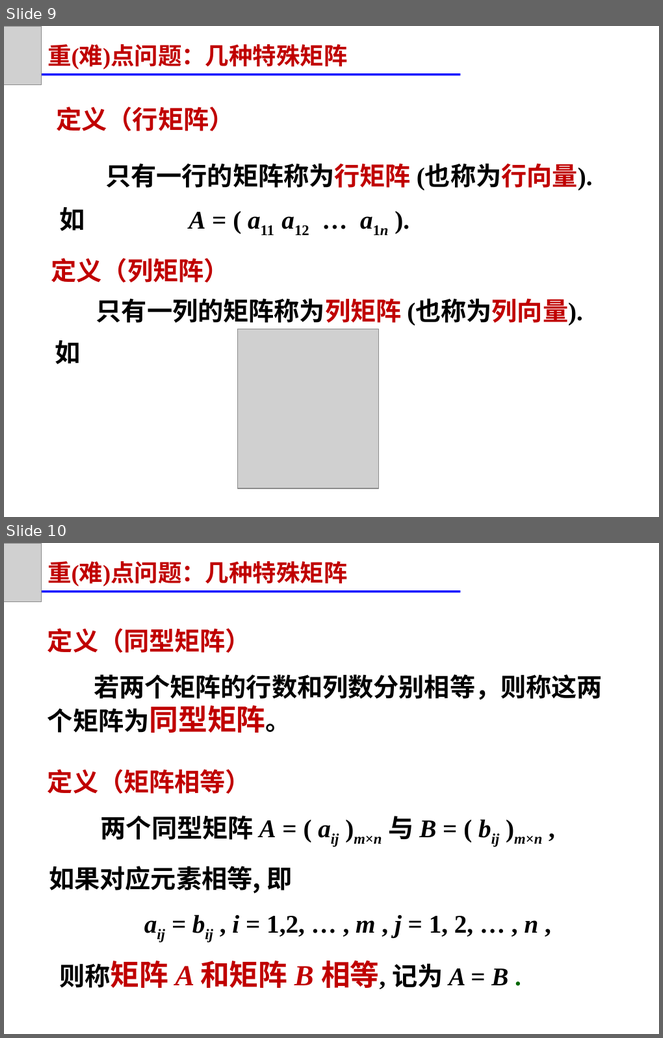
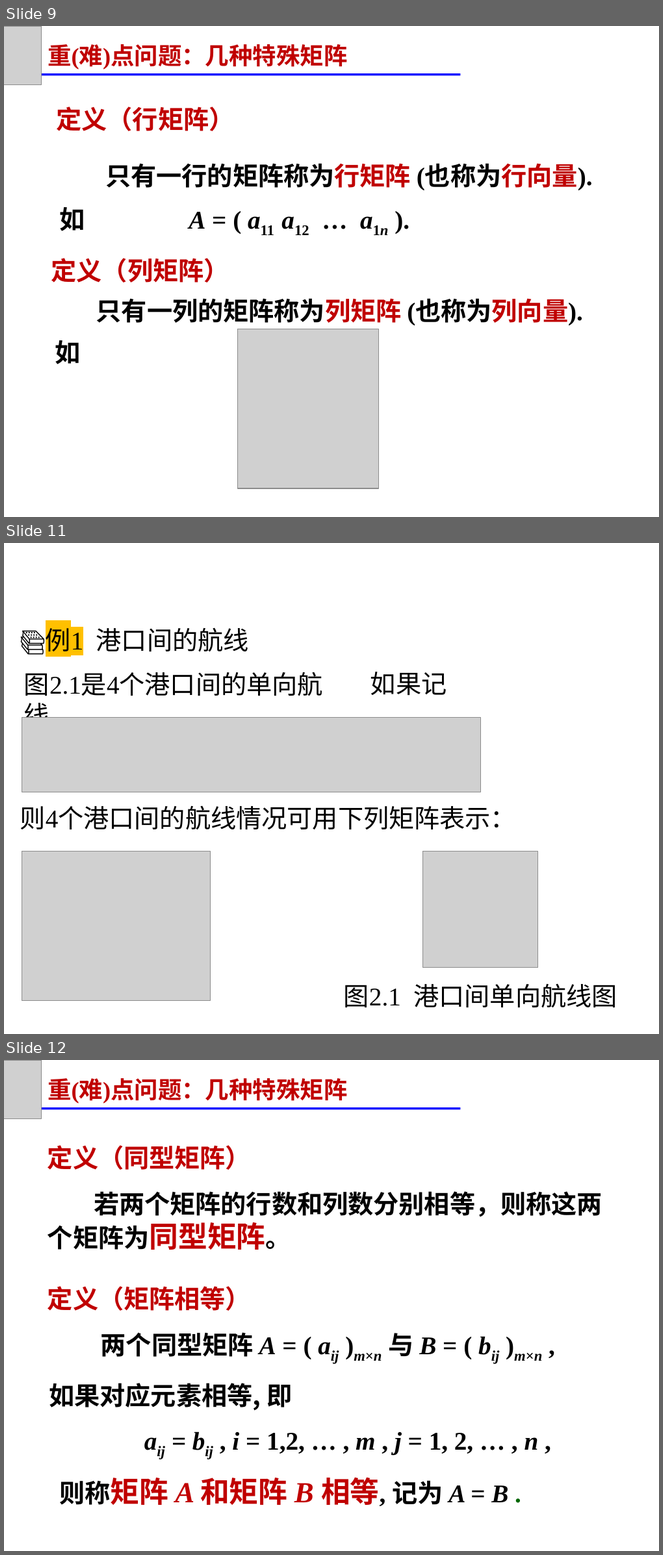
Before and after one commit to zeemeil/zeemeil.github.io, a slide deck: files/2025_2_LM/1021_0201.pptx. Shown one above the other, each under a label of ours: slides 9 and 10 before the commit, slides 9, 11 and 12 after it; the slides between them are not shown. The pictures are 663x1038 and 663x1555 pixels, drawn with LibreOffice and Linux fonts; fonts in the diff are those of the drawing; grey boxes stand for pictures. Boxes give left, top, right and bottom in pixels: in the first picture for what was removed or moved away, otherwise in the second. Text is boxed around its words. In the diff, an @@ line names an element or a change of style, - is before the commit and + after.

```diff
--- a/files/2025_2_LM/1021_0201.pptx
+++ b/files/2025_2_LM/1021_0201.pptx
@@ slide 11 added at (x1=4, y1=543, x2=659, y2=1034), background #FFFFFF @@
@@ text added at (x1=20, y1=629, x2=84, y2=658), 28 pt, text #000000 @@
+📚例1
@@ text added at (x1=96, y1=627, x2=249, y2=652), 28 pt, text #000000 @@
+港口间的航线
@@ text added at (x1=24, y1=672, x2=323, y2=696), 28 pt, text #000000 @@
+图2.1是4个港口间的单向航线，
@@ text added at (x1=371, y1=672, x2=447, y2=695), 28 pt, text #000000 @@
+如果记
@@ picture added at (x1=22, y1=717, x2=480, y2=792) @@
@@ text added at (x1=20, y1=806, x2=516, y2=830), 28 pt, text #000000 @@
+则4个港口间的航线情况可用下列矩阵表示：
@@ picture added at (x1=22, y1=852, x2=211, y2=1001) @@
@@ picture added at (x1=423, y1=852, x2=538, y2=968) @@
@@ text added at (x1=344, y1=984, x2=617, y2=1008), 28 pt, text #000000 @@
+图2.1 港口间单向航线图
@@ what was slide 10 is now slide 12 @@
```
Also in this commit, not shown: 7 other slides added, 21 other files.
